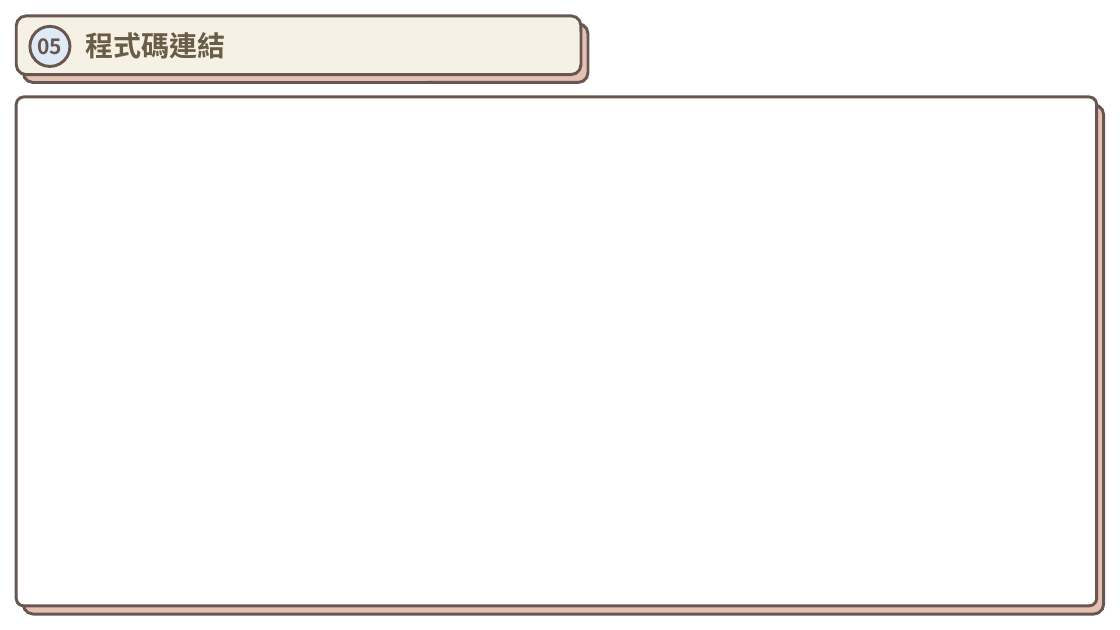
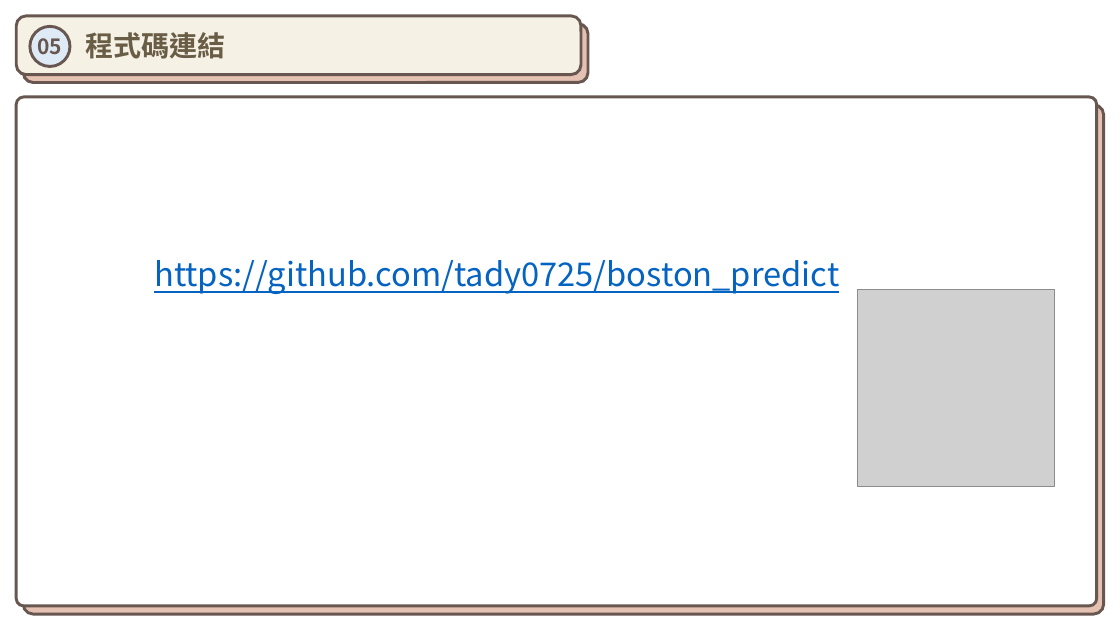
Before and after one commit to tady0725/boston_predict, a slide deck: slide 9 of 機器學習期中考_林均苔_108B32355.pptx. Drawn at 1120x630 pixels with LibreOffice and Linux fonts; fonts in the diff are those of the drawing; grey boxes stand for pictures. Boxes give left, top, right and bottom in pixels: in the first picture for what was removed or moved away, otherwise in the second. Text is boxed around its words. In the diff, an @@ line names an element or a change of style, - is before the commit and + after.

Commit message:
ok

```diff
--- a/機器學習期中考_林均苔_108B32355.pptx
+++ b/機器學習期中考_林均苔_108B32355.pptx
@@ text added at box(154, 260, 839, 294), 28 pt, text #0563C1, underline @@
+https://github.com/tady0725/boston_predict
@@ picture added at box(858, 290, 1054, 486) @@
```
